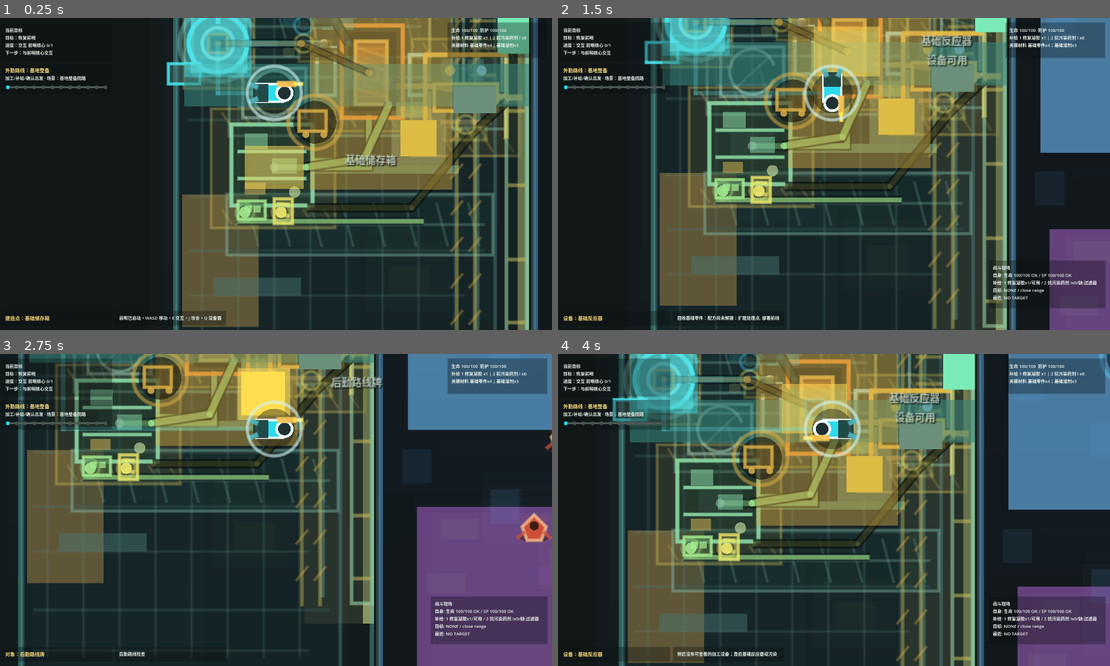
Above: before the commit, frames 1-4 (two rows, left to right).
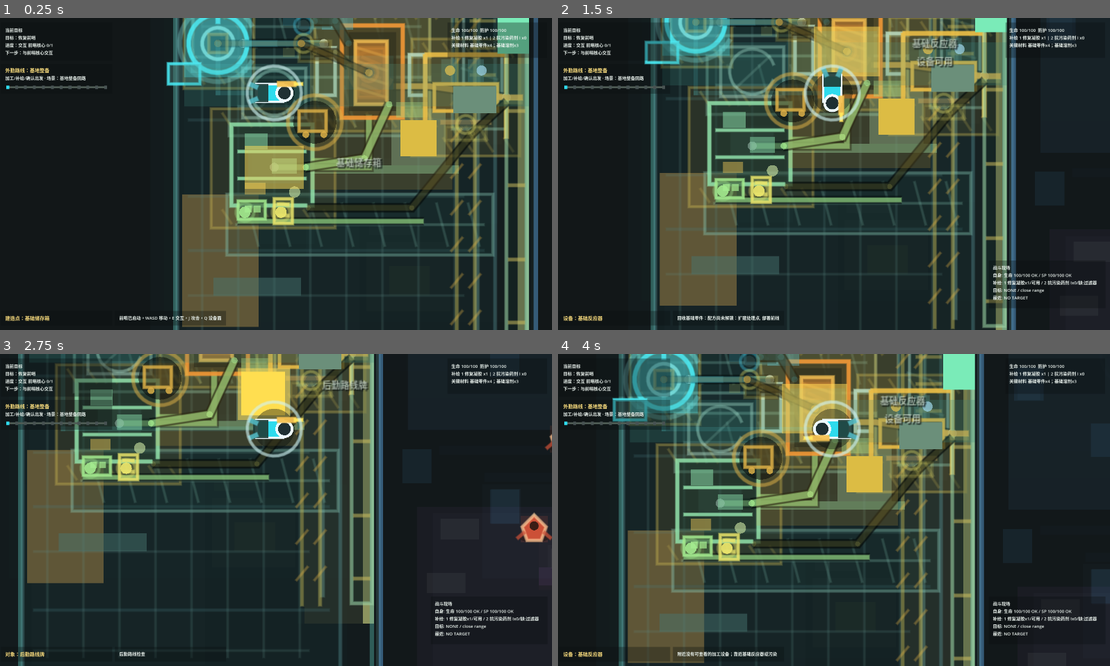
Above: after the commit, the same moments.

Repository: laugh0608/RadishCatalyst
Game: Godot game, scene res://scenes/boot/Boot.tscn
The game is run twice, just before and just after one commit, with the same random seed, the same clock (stepped at 60 frames per second) and the same inputs.
Inputs (mouse positions are in pixels of both pictures, inside the frame that each line leads up to):
- Up to frame 1 (0.25 s): no input
- Up to frame 2 (1.5 s): tap Enter at 0.5 s; move the mouse to (955, 158) at 0.52 s; hold D (move_right) 0.53-1.28 s; tap J (attack) at 0.6 s; click (955, 158) at 0.67 s; move the mouse to (723, 189) at 1.27 s; hold S (move_down) from 1.28 s (still down); tap R (cycle_recipe) at 1.35 s
- Up to frame 3 (2.75 s): move the mouse to (331, 441) at 2.02 s; release S (move_down) at 2.03 s; hold D (move_right) from 2.03 s (still down); tap E (interact) at 2.1 s
- Up to frame 4 (4 s): move the mouse to (806, 572) at 2.77 s; release D (move_right) at 2.78 s; hold W (move_up) 2.78-3.53 s; tap C (tactical_scan) at 2.85 s; click (806, 572) at 2.92 s; move the mouse to (999, 556) at 3.52 s; hold A (move_left) from 3.53 s (still down); tap Q (toggle_device_panel) at 3.6 s

The runs differ from the first frame. In frame 1, 13% of the frame differs, in the area x 33-97%, y 0-100%; in frame 2, 19%; in frame 3, 23%; in frame 4, 25%, in the area x 13-100%, y 0-100%.

Commit message:
feat: 收束截图定位视觉层级
- 压低全图 cue、旧区域块、长路线和地面底板的视觉权重
- 降低目标导引、交互对象和敌人焦点标签的遮挡
- 更新规划入口、专题文档和本周周志，明确下一步截图复核重点

Diff:
--- a/client/scripts/actors/prototype_enemy.gd
+++ b/client/scripts/actors/prototype_enemy.gd
@@ -13,9 +13,9 @@
 const TREATMENT_ENEMY_SIZE := Vector2(28.0, 22.0)
 const POLLUTED_ENEMY_SIZE := Vector2(30.0, 26.0)
 const ELITE_ENEMY_SIZE := Vector2(36.0, 34.0)
-const ENEMY_LABEL_FONT_SIZE := 9
-const ENEMY_FOCUS_LABEL_WIDTH := 120.0
-const ENEMY_FOCUS_LABEL_LINE_HEIGHT := 13.0
+const ENEMY_LABEL_FONT_SIZE := 8
+const ENEMY_FOCUS_LABEL_WIDTH := 96.0
+const ENEMY_FOCUS_LABEL_LINE_HEIGHT := 11.0
 const ENEMY_VISUAL_PART_IDS := [
 	"enemy_shape.shadow",
 	"enemy_shape.body",
@@ -174,7 +174,7 @@
 	_ensure_visual_nodes()
 	if label != null:
 		_style_label()
-		label.text = "%s\nHP %.0f/%.0f / %s" % [
+		label.text = "%s\nHP %.0f/%.0f %s" % [
 			display_name,
 			health,
 			max_health,
@@ -395,17 +395,18 @@
 	if label == null:
 		return
 	label.add_theme_font_size_override("font_size", ENEMY_LABEL_FONT_SIZE)
-	label.add_theme_color_override("font_color", Color(0.96, 0.9, 0.82, 0.78))
+	label.add_theme_color_override("font_color", Color(0.96, 0.9, 0.82, 0.68))
 	label.add_theme_color_override("font_shadow_color", Color(0.05, 0.02, 0.02, 0.58))
 	label.add_theme_constant_override("shadow_offset_x", 1)
 	label.add_theme_constant_override("shadow_offset_y", 1)
+	label.clip_text = true
 
 
 func _layout_focus_label() -> void:
 	if label == null or sprite == null:
 		return
-	var line_count := maxi(label.text.split("\n").size(), 1)
+	var line_count := clampi(label.text.split("\n").size(), 1, 2)
 	label.offset_left = sprite.position.x + sprite.size.x + 8.0
-	label.offset_top = sprite.position.y - 2.0
+	label.offset_top = sprite.position.y + 1.0
 	label.offset_right = label.offset_left + ENEMY_FOCUS_LABEL_WIDTH
 	label.offset_bottom = label.offset_top + ENEMY_FOCUS_LABEL_LINE_HEIGHT * line_count
--- a/client/scripts/checks/demo_prototype_visual_pass_check.gd
+++ b/client/scripts/checks/demo_prototype_visual_pass_check.gd
@@ -85,7 +85,7 @@
 	_expect_guidance_target(layer, "OutpostCore", "前哨核心", "startup outpost core target guidance")
 	_expect_equal(layer.get_node_or_null("CurrentObjectiveTargetLabel") != null, true, "current target label exists")
 	_expect_equal(layer.is_target_name_label_visible(), false, "near current target hides scene text label")
-	map.player.position = target.position + Vector2(-180.0, 0.0)
+	map.player.position = target.position + Vector2(-220.0, 0.0)
 	layer.refresh_guidance(world, character)
 	_expect_equal(layer.is_target_name_label_visible(), true, "distant current target can show a short scene label")
 	_expect_equal(layer.get_target_name_label_text(), "前哨核心", "distant current target label omits redundant prefix")
@@ -198,6 +198,14 @@
 		layer.refresh_focus_visibility(map.get_player_position())
 		_expect_equal(layer.get_generated_cue_count(), 36, "startup still keeps full visual cue evidence")
 		_expect_equal(layer.get_visible_generated_cue_count(), 6, "startup only shows nearby outpost and crystal cues")
+		_expect_equal(
+			layer.get_cue_alpha(
+				"region.crystal_vein_field",
+				PrototypeVisualPriorityProfile.ROLE_KEY_OBJECT
+			) <= 0.06,
+			true,
+			"startup keeps adjacent crystal cue dim enough not to dominate the base first screen"
+		)
 		_expect_equal(
 			_get_region_cue_visible(layer, "region.pollution_edge", PrototypeVisualPriorityProfile.ROLE_MAIN_ROUTE),
 			false,
--- a/client/scripts/interaction/prototype_interactable.gd
+++ b/client/scripts/interaction/prototype_interactable.gd
@@ -73,9 +73,9 @@
 const FOCUSED_MARKER_MODULATE := Color(1.18, 1.18, 1.18, 1)
 const DEFAULT_MARKER_MODULATE := Color(1, 1, 1, 1)
 const FOCUSED_Z_INDEX := 20
-const INTERACTABLE_LABEL_FONT_SIZE := 9
-const FOCUS_LABEL_WIDTH := 118.0
-const FOCUS_LABEL_LINE_HEIGHT := 13.0
+const INTERACTABLE_LABEL_FONT_SIZE := 8
+const FOCUS_LABEL_WIDTH := 96.0
+const FOCUS_LABEL_LINE_HEIGHT := 11.0
 
 @export var definition_id: String = ""
 @export var interaction_type: String = "inspect"
@@ -880,17 +880,18 @@
 
 func _style_label() -> void:
 	label.add_theme_font_size_override("font_size", INTERACTABLE_LABEL_FONT_SIZE)
-	label.add_theme_color_override("font_color", Color(0.9, 0.96, 0.9, 0.74))
+	label.add_theme_color_override("font_color", Color(0.9, 0.96, 0.9, 0.68))
 	label.add_theme_color_override("font_shadow_color", Color(0.02, 0.04, 0.04, 0.58))
 	label.add_theme_constant_override("shadow_offset_x", 1)
 	label.add_theme_constant_override("shadow_offset_y", 1)
+	label.clip_text = true
 
 
 func _layout_focus_label() -> void:
 	if label == null or marker == null:
 		return
-	var line_count := maxi(label.text.split("\n").size(), 1)
+	var line_count := clampi(label.text.split("\n").size(), 1, 2)
 	label.offset_left = marker.position.x + marker.size.x + 8.0
-	label.offset_top = marker.position.y - 2.0
+	label.offset_top = marker.position.y + 1.0
 	label.offset_right = label.offset_left + FOCUS_LABEL_WIDTH
 	label.offset_bottom = label.offset_top + FOCUS_LABEL_LINE_HEIGHT * line_count
--- a/client/scripts/map/current_objective_guidance_layer.gd
+++ b/client/scripts/map/current_objective_guidance_layer.gd
@@ -9,11 +9,11 @@
 const ROUTE_VERTICAL_NAME := "CurrentObjectiveRouteVertical"
 const TARGET_LABEL_NAME := "CurrentObjectiveTargetLabel"
 const OFF_TARGET_LABEL_NAME := "CurrentObjectiveOffTargetLabel"
-const TARGET_COLOR := Color(0.28, 0.96, 1.0, 0.38)
+const TARGET_COLOR := Color(0.28, 0.96, 1.0, 0.28)
 const TARGET_PIN_COLOR := Color(0.82, 1.0, 0.95, 0.82)
-const ROUTE_COLOR := Color(0.38, 0.94, 0.96, 0.24)
+const ROUTE_COLOR := Color(0.38, 0.94, 0.96, 0.12)
 const GUIDANCE_LABEL_FONT_SIZE := 9
-const TARGET_LABEL_MIN_DISTANCE := 116.0
+const TARGET_LABEL_MIN_DISTANCE := 180.0
 const OUTPOST_CORE_TARGET := {"path": "Interactables/OutpostCore", "label": "前哨核心"}
 const BASIC_STORAGE_TARGET := {"path": "Interactables/BasicStorageBuildSite", "label": "基础储存箱"}
 const BASIC_REACTOR_TARGET := {"path": "Interactables/BasicReactor", "label": "基础反应器"}
--- a/client/scripts/map/demo_region_industrial_value_layer.gd
+++ b/client/scripts/map/demo_region_industrial_value_layer.gd
@@ -1,10 +1,10 @@
 extends Node2D
 class_name DemoRegionIndustrialValueLayer
 
-const FOCUS_VISIBLE_RADIUS := 300.0
-const ROUTE_VISIBLE_RADIUS := 170.0
-const VALUE_NODE_ROUTE_ALPHA := 0.28
-const VALUE_NODE_DIM_ALPHA := 0.055
+const FOCUS_VISIBLE_RADIUS := 210.0
+const ROUTE_VISIBLE_RADIUS := 100.0
+const VALUE_NODE_ROUTE_ALPHA := 0.18
+const VALUE_NODE_DIM_ALPHA := 0.018
 
 const ROLE_RESOURCE := "resource"
 const ROLE_RISK := "risk"
--- a/client/scripts/map/demo_scene_focus_depth_layer.gd
+++ b/client/scripts/map/demo_scene_focus_depth_layer.gd
@@ -2,20 +2,20 @@
 class_name DemoSceneFocusDepthLayer
 
 const NEAR_BASE_REGION_ALPHA := 0.18
-const NEAR_EXPEDITION_REGION_ALPHA := 0.085
-const DISTANT_REGION_ALPHA := 0.012
-const NEAR_BASE_ROUTE_ALPHA := 0.035
-const NEAR_EXPEDITION_ROUTE_ALPHA := 0.018
-const DISTANT_ROUTE_ALPHA := 0.004
-const NEAR_BOUNDARY_ALPHA := 0.3
-const DISTANT_BOUNDARY_ALPHA := 0.035
-const NEAR_BASE_SCENE_GROUND_ALPHA := 0.22
-const NEAR_EXPEDITION_SCENE_GROUND_ALPHA := 0.052
-const DISTANT_SCENE_GROUND_ALPHA := 0.006
-const REGION_FOCUS_DISTANCE := 260.0
-const ROUTE_FOCUS_DISTANCE := 120.0
-const BOUNDARY_FOCUS_DISTANCE := 260.0
-const SCENE_GROUND_FOCUS_DISTANCE := 140.0
+const NEAR_EXPEDITION_REGION_ALPHA := 0.045
+const DISTANT_REGION_ALPHA := 0.006
+const NEAR_BASE_ROUTE_ALPHA := 0.024
+const NEAR_EXPEDITION_ROUTE_ALPHA := 0.008
+const DISTANT_ROUTE_ALPHA := 0.002
+const NEAR_BOUNDARY_ALPHA := 0.22
+const DISTANT_BOUNDARY_ALPHA := 0.018
+const NEAR_BASE_SCENE_GROUND_ALPHA := 0.18
+const NEAR_EXPEDITION_SCENE_GROUND_ALPHA := 0.022
+const DISTANT_SCENE_GROUND_ALPHA := 0.003
+const REGION_FOCUS_DISTANCE := 160.0
+const ROUTE_FOCUS_DISTANCE := 90.0
+const BOUNDARY_FOCUS_DISTANCE := 180.0
+const SCENE_GROUND_FOCUS_DISTANCE := 90.0
 
 const BASE_REGION_RECT_PATHS := [
 	"RegionBase"
--- a/client/scripts/map/prototype_visual_priority_layer.gd
+++ b/client/scripts/map/prototype_visual_priority_layer.gd
@@ -2,7 +2,10 @@
 class_name PrototypeVisualPriorityLayer
 
 const GENERATED_CUE_PREFIX := "PrototypeVisualPriority"
-const FOCUS_VISIBLE_RADIUS := 500.0
+const FOCUS_VISIBLE_RADIUS := 460.0
+const FOCUS_PRIMARY_RADIUS := 220.0
+const FOCUSED_CUE_ALPHA_MULTIPLIER := 0.42
+const DIM_CUE_ALPHA_MULTIPLIER := 0.1
 const UNRESOLVED_FOCUS_POSITION := Vector2(1.0e20, 1.0e20)
 const PLAYABLE_ANNOTATION_LAYER_NAMES := [
 	"DemoRoutePresentationLayer",
@@ -51,6 +54,14 @@
 	return count
 
 
+func get_cue_alpha(region_id: String, role: String) -> float:
+	var cue_name := "%s%s" % [GENERATED_CUE_PREFIX, PrototypeVisualPriorityProfile.make_cue_name(region_id, role)]
+	var cue := get_node_or_null(cue_name) as ColorRect
+	if cue == null:
+		return -1.0
+	return cue.color.a
+
+
 func refresh_focus_visibility(focus_position: Vector2 = UNRESOLVED_FOCUS_POSITION) -> void:
 	var resolved_focus := focus_position
 	if resolved_focus == UNRESOLVED_FOCUS_POSITION:
@@ -63,7 +74,10 @@
 		if not child is ColorRect:
 			continue
 		var cue := child as ColorRect
-		cue.visible = cue.get_rect().get_center().distance_to(resolved_focus) <= FOCUS_VISIBLE_RADIUS
+		var distance := cue.get_rect().get_center().distance_to(resolved_focus)
+		cue.visible = distance <= FOCUS_VISIBLE_RADIUS
+		if cue.visible:
+			_apply_focus_alpha(cue, distance)
 
 
 func configure_playable_annotation_visibility() -> void:
@@ -141,7 +155,16 @@
 	cue.mouse_filter = Control.MOUSE_FILTER_IGNORE
 	cue.set_meta("visual_priority_region_id", region_id)
 	cue.set_meta("visual_priority_role", role)
+	cue.set_meta("visual_priority_base_color", color)
 	add_child(cue)
+
+
+func _apply_focus_alpha(cue: ColorRect, distance: float) -> void:
+	var base_color: Color = cue.get_meta("visual_priority_base_color", cue.color)
+	var alpha_multiplier := FOCUSED_CUE_ALPHA_MULTIPLIER
+	if distance > FOCUS_PRIMARY_RADIUS:
+		alpha_multiplier = DIM_CUE_ALPHA_MULTIPLIER
+	cue.color = Color(base_color.r, base_color.g, base_color.b, base_color.a * alpha_multiplier)
 
 
 func _get_map_node(path: String) -> Node:
Not shown, changed: docs/devlogs/2026-W25.md
Not shown, changed: docs/features/demo-industrial-base-visual-and-scene-v1.md
Not shown, changed: docs/planning/current.md
Not shown, changed: docs/planning/daily-start.md
